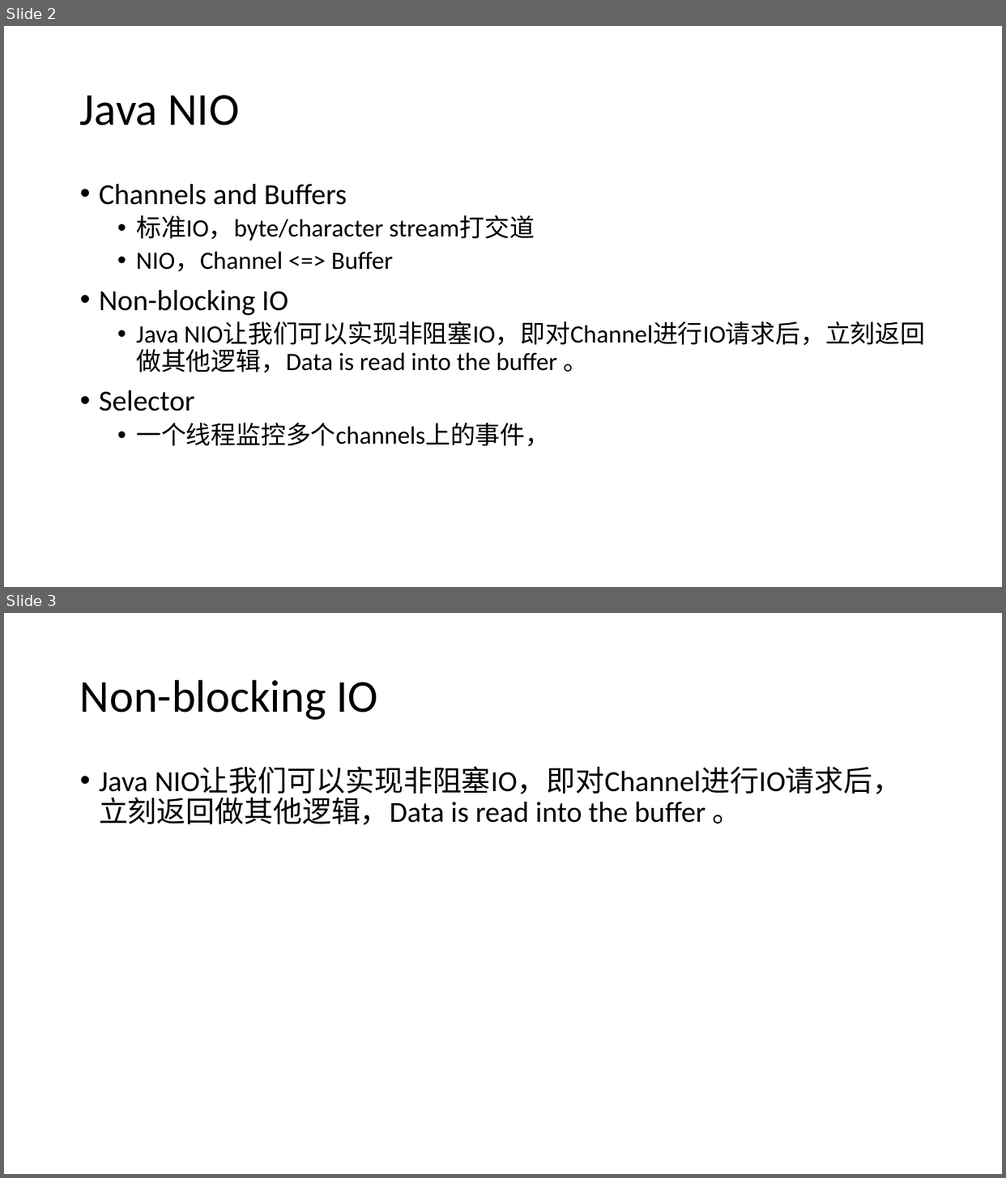
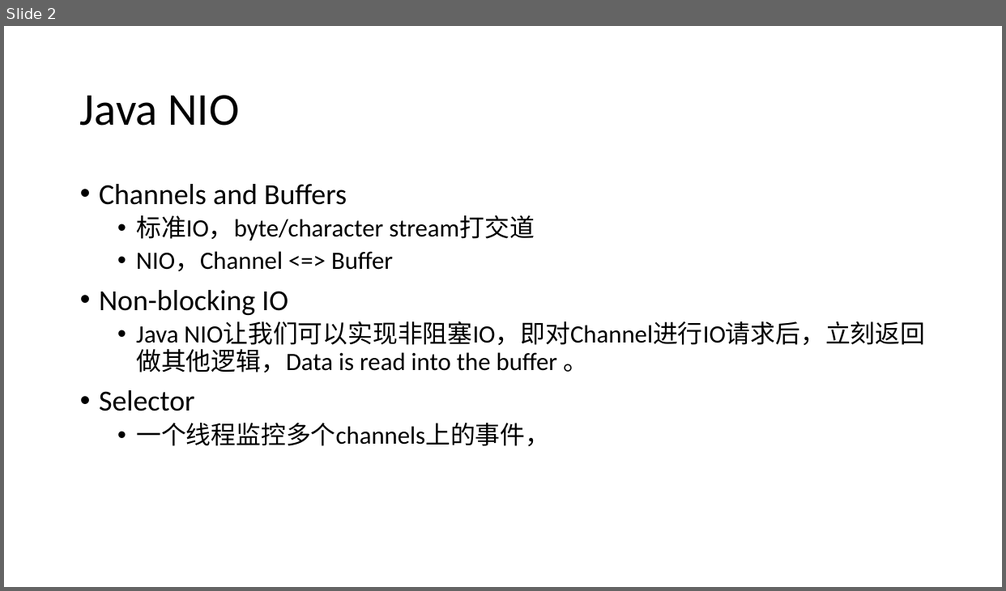
Before and after one commit to zy475459736/progress, a slide deck: io/IO.pptx. Shown one above the other, each under a label of ours: slides 2 and 3 before the commit, slide 2 after it. The pictures are 1006x1178 and 1006x591 pixels, drawn with LibreOffice and Linux fonts; fonts in the diff are those of the drawing. Boxes give left, top, right and bottom in pixels: in the first picture for what was removed or moved away, otherwise in the second. Text is boxed around its words. In the diff, an @@ line names an element or a change of style, - is before the commit and + after.

```diff
--- a/io/IO.pptx
+++ b/io/IO.pptx
@@ slide 3 removed at [4, 613, 1002, 1174], background #FFFFFF @@
@@ title removed at [80, 679, 379, 720] @@
-Non-blocking IO
@@ text removed at [99, 767, 901, 825] @@
-• Java NIO让我们可以实现非阻塞IO，即对Channel进行IO请求后，立刻返回做其他逻辑，Data is read into the buffer 。
```
Also in this commit, not shown: 10 slides added, 1 other slide removed.
